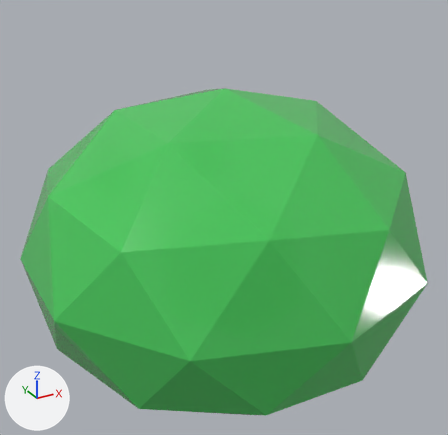
The Blender file assets/blender/slime.blend: old version first, new version second.
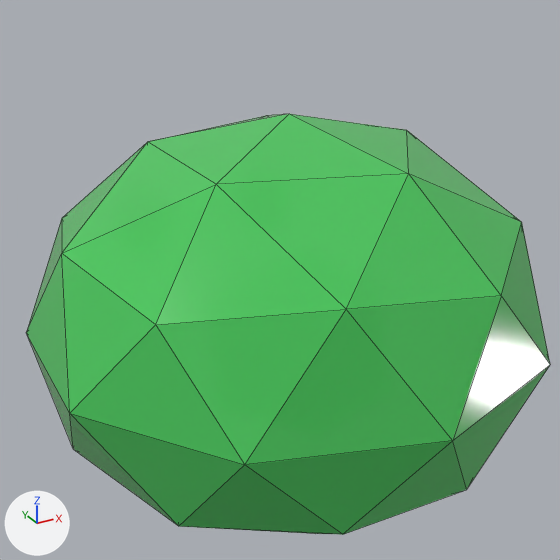
The first picture shows the older version from a 50 mm lens placed at (-0.757, -1.372, 1.18), pointed at (-0.003, -0.001, 0.495). The close-ups show the older and then the newer version on the part from 0% to 97% of the width and 0% to 100% of the height of that picture. Only the edits that show in the close-ups are written down. Every picture has the same lights, and +X, +Y and +Z are marked at lower left. The close-ups show mesh edges as thin lines.

Objects in the first close-up: 'SlimeBody'.
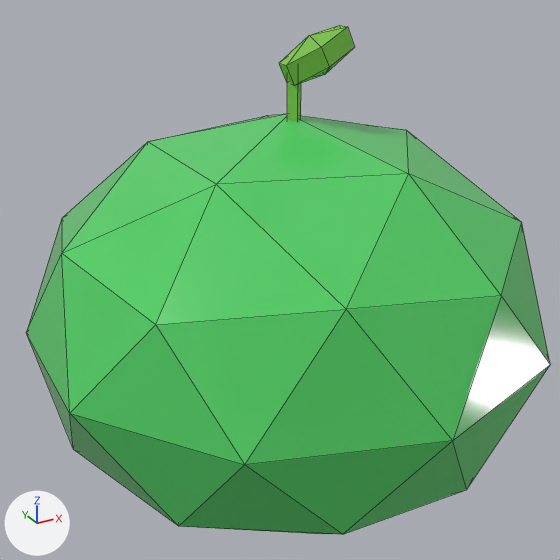
Changed parts and their boxes (x1, y1, x2, y2) in the close-ups (560 x 560 px):
'SlimeBody', reshaped (21% taller): before (26, 114, 550, 535); after (26, 25, 550, 535)
part 1 of me_slimebody, added: after (279, 25, 355, 85)
part 2 of me_slimebody, added: after (287, 77, 301, 122)

The edits, one by one:
Material 'Bulle' (mat_bulle) is new.
Its base color is (0.448, 1.0, 0.523) (green #b3ffbf).
Its roughness is 0.1.
Material 'Pousse' (mat_pousse) is new.
Its base color is (0.214, 0.57, 0.0732) (green #7fc74c).
Its roughness is 0.8.
Material 'Bouche' (mat_bouche) is new.
Its base color is (0.01, 0.0509, 0.0134) (dark green #19401f).
Its roughness is 0.8.
me_slimebody is used by ob_slimebody; location (0.0, 0.0, 0.0).
Verts and faces of me_slimebody; kept vertices keep their numbers, new ones are numbered from 162.
me_slimebody had 162 vertices, 228 faces and spanned x -0.523..0.523, y -0.55..0.55, z -0.009..0.849.
me_slimebody now has 216 vertices, 298 faces and spans x -0.523..0.523, y -0.55..0.55, z -0.009..1.01.
me_slimebody part 1: a new loose piece of 14 vertices spanning x -0.025..0.125, y -0.05..0.01, z 0.91..1.01, in mat_pousse (green #7fc74c).
Part 2, on me_slimebody:
New vertex 162 is at (0.0, -0.035, 0.81).
New vertex 163 is at (0.0, -0.035, 0.95).
New vertex 164 is at (-0.015, -0.02, 0.81).
New vertex 165 is at (-0.015, -0.02, 0.95).
New vertices 166 to 169 stand at vertices 162 to 165, in that order, plus (0.015, 0.015, 0.0).
New faces: (166, 168, 169, 167), (162, 166, 167, 163), (163, 167, 169, 165), (162, 163, 165, 164), (164, 165, 169, 168), (162, 164, 168, 166) (mat_pousse (green #7fc74c)).
Other edits to the shape of me_slimebody do not show in these pictures.
me_slimebody gains material mat_bulle (green #b3ffbf).
me_slimebody gains material mat_bouche (dark green #19401f).
me_slimebody gains material mat_pousse (green #7fc74c).
